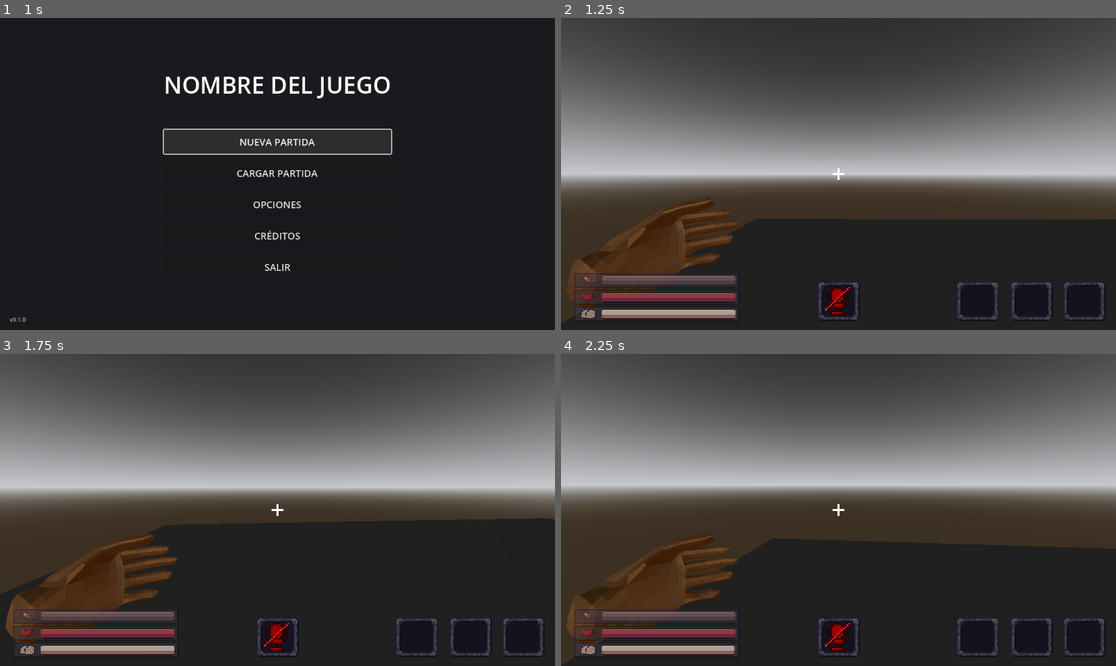
Above: before the commit, frames 1-4 (two rows, left to right).
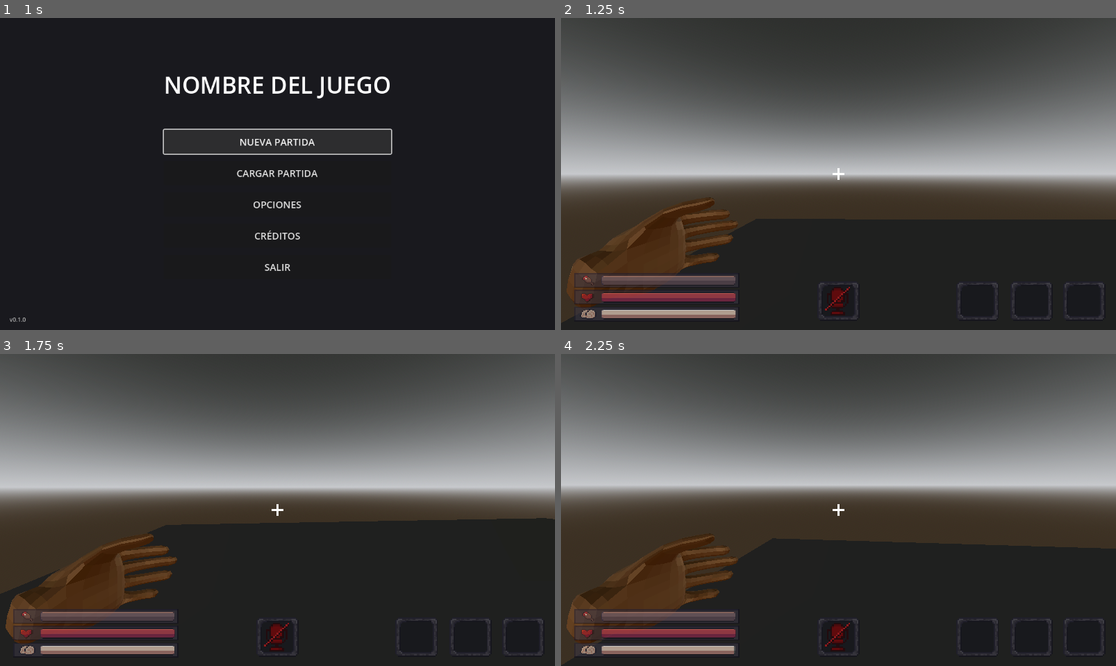
Above: after the commit, the same moments.

Repository: TeamKhaos/Echoes-of-Deep
Game: Godot game, scene res://scenes/main_menu.tscn
Same seed, same stepped clock (60 frames per second), same inputs: the game is played once before the commit and once after it. The project has no main scene, so this scene is started directly. Sound files missing from this copy of the repository are replaced by a short silence.
Inputs (mouse positions are in pixels of both pictures, inside the frame that each line leads up to):
- Up to frame 1 (1 s): click "NUEVA PARTIDA" at 0.5 s
- Up to frame 2 (1.25 s): no input
- Up to frame 3 (1.75 s): move the mouse to (305, 510) at 1.27 s; hold W (Up) from 1.28 s (still down); hold Shift (Crouch) from 1.28 s (still down); click (305, 510) at 1.42 s
- Up to frame 4 (2.25 s): keep holding W (Up); move the mouse to (810, 510) at 2.02 s; release Shift (Crouch) at 2.03 s; tap Q (Drop) at 2.1 s

Frame 1 is identical in both runs. In frame 2, 0.2% of the frame differs, in the area x 46-98%, y 84-96%; in frame 3, 0.2%; in frame 4, 0.2%.

Commit message:
arreglando audio
check yub

Diff:
--- a/default_bus_layout.tres
+++ b/default_bus_layout.tres
@@ -7,12 +7,12 @@
 resource_name = "Delay"
 
 [resource]
-bus/0/volume_db = -2.5102587
+bus/0/volume_db = -10.51852
 bus/1/name = &"VoiceBus"
 bus/1/solo = false
 bus/1/mute = false
 bus/1/bypass_fx = false
-bus/1/volume_db = -1.519247
+bus/1/volume_db = -10.0691595
 bus/1/send = &"Master"
 bus/1/effect/0/effect = SubResource("AudioEffectReverb_j3pel")
 bus/1/effect/0/enabled = true
--- a/scenes/player/hud/hud.tscn
+++ b/scenes/player/hud/hud.tscn
@@ -162,6 +162,7 @@
 metadata/_edit_use_anchors_ = true
 
 [node name="Item2" type="TextureRect" parent="."]
+modulate = Color(1, 1, 1, 0.54901963)
 texture_filter = 1
 layout_mode = 1
 anchors_preset = -1
@@ -188,6 +189,7 @@
 metadata/_edit_use_anchors_ = true
 
 [node name="Item1" type="TextureRect" parent="."]
+modulate = Color(1, 1, 1, 0.54901963)
 texture_filter = 1
 layout_mode = 1
 anchors_preset = -1
@@ -216,6 +218,7 @@
 metadata/_edit_use_anchors_ = true
 
 [node name="Mochila" type="TextureRect" parent="."]
+modulate = Color(1, 1, 1, 0.54901963)
 texture_filter = 1
 layout_mode = 0
 anchor_left = 0.9045139
@@ -226,6 +229,7 @@
 metadata/_edit_use_anchors_ = true
 
 [node name="Microphone" type="TextureRect" parent="."]
+modulate = Color(1, 1, 1, 0.54901963)
 layout_mode = 0
 anchor_left = 0.46180555
 anchor_top = 0.8441358
Not shown: 1 places in scenes/player/hud/hud.tscn that only renumber resources
